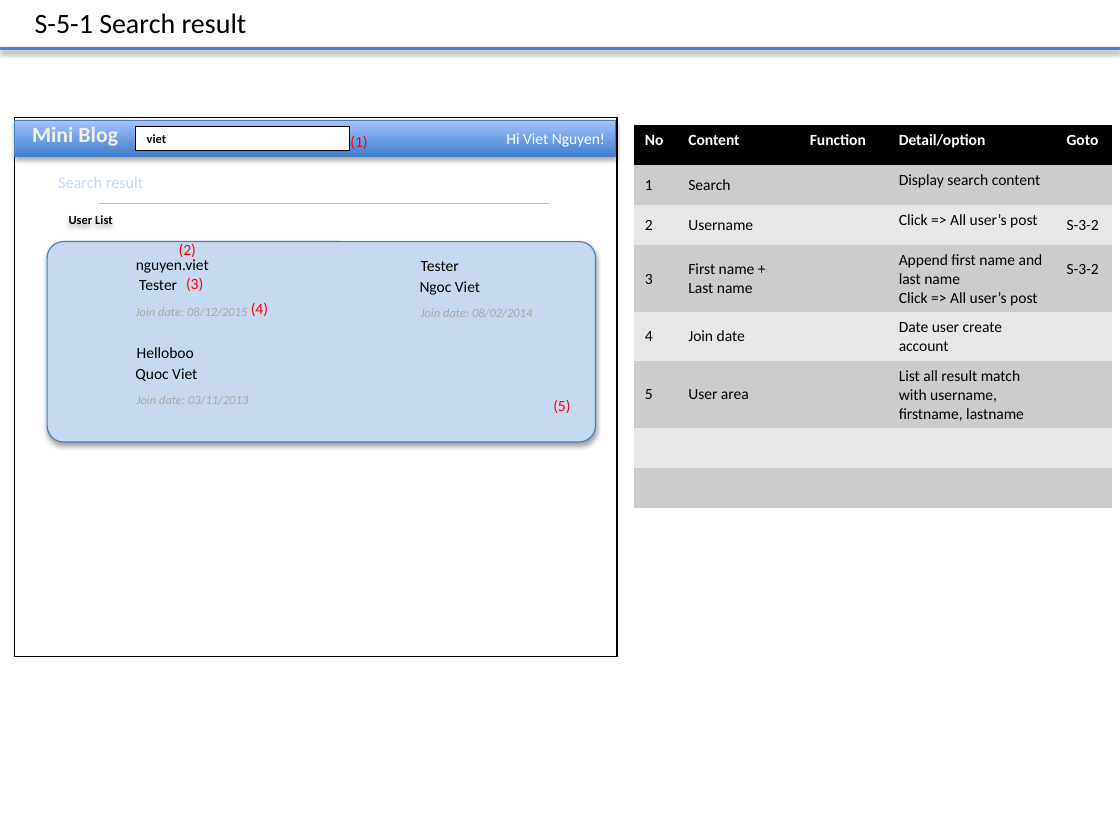
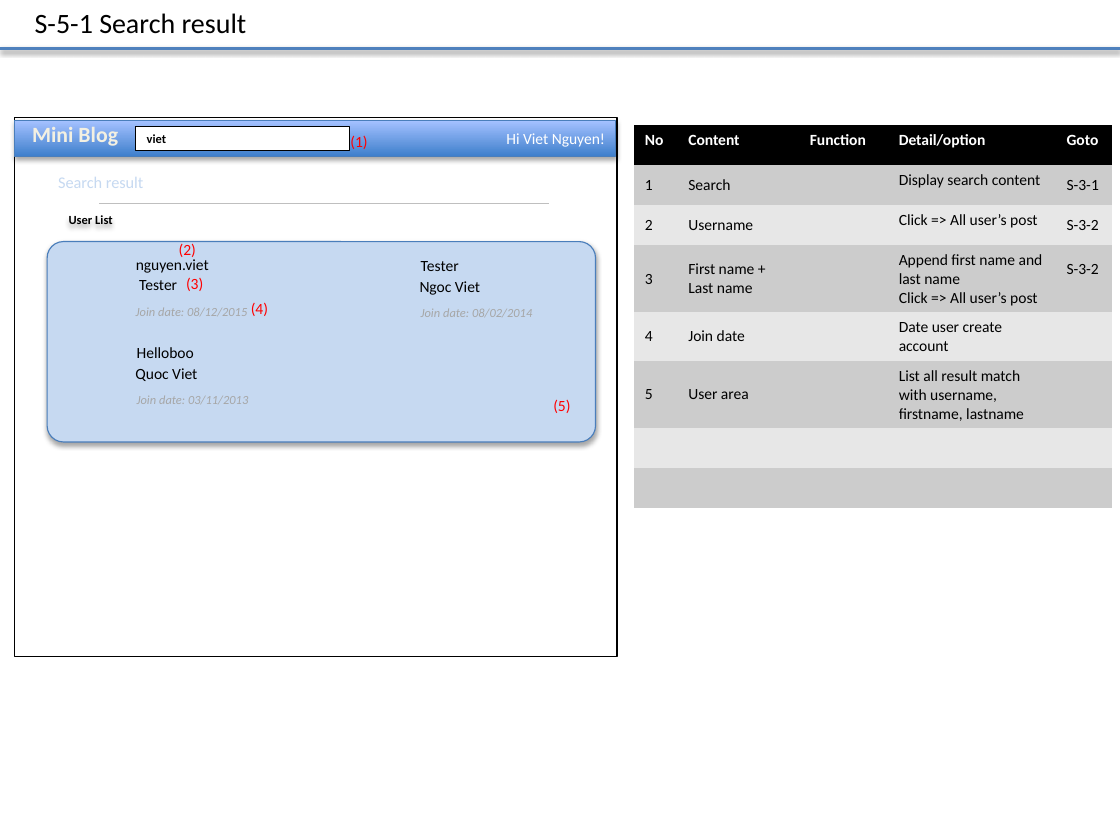
Before and after one commit to Mulodo-Java-Training/miniblog-nguyen.viet, a slide deck: slide 14 of doc/frontend/wireframe/TRN-MiniBlog_WireframeDesign_Nguyen.Viet.pptx. Drawn at 1120x840 pixels with LibreOffice and Linux fonts; fonts in the diff are those of the drawing; background and template pictures are left out. Boxes give left, top, right and bottom in pixels: in the first picture for what was removed or moved away, otherwise in the second. Text is boxed around its words. In the diff, an @@ line names an element or a change of style, - is before the commit and + after.

```diff
--- a/doc/frontend/wireframe/TRN-MiniBlog_WireframeDesign_Nguyen.Viet.pptx
+++ b/doc/frontend/wireframe/TRN-MiniBlog_WireframeDesign_Nguyen.Viet.pptx
@@ table at [634,125,1112,508] @@
-row 2, column 5: 
+row 2, column 5: S-3-1
```
Also in this commit, not shown: 5 other slides changed.
